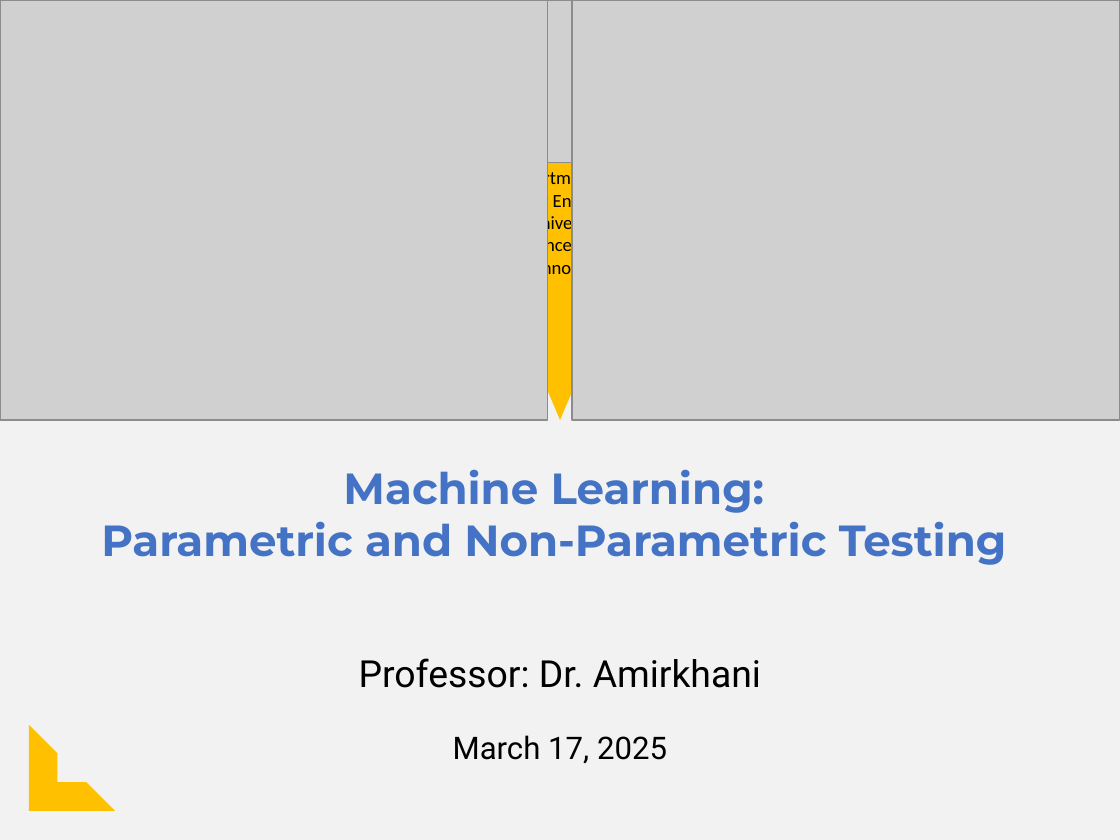
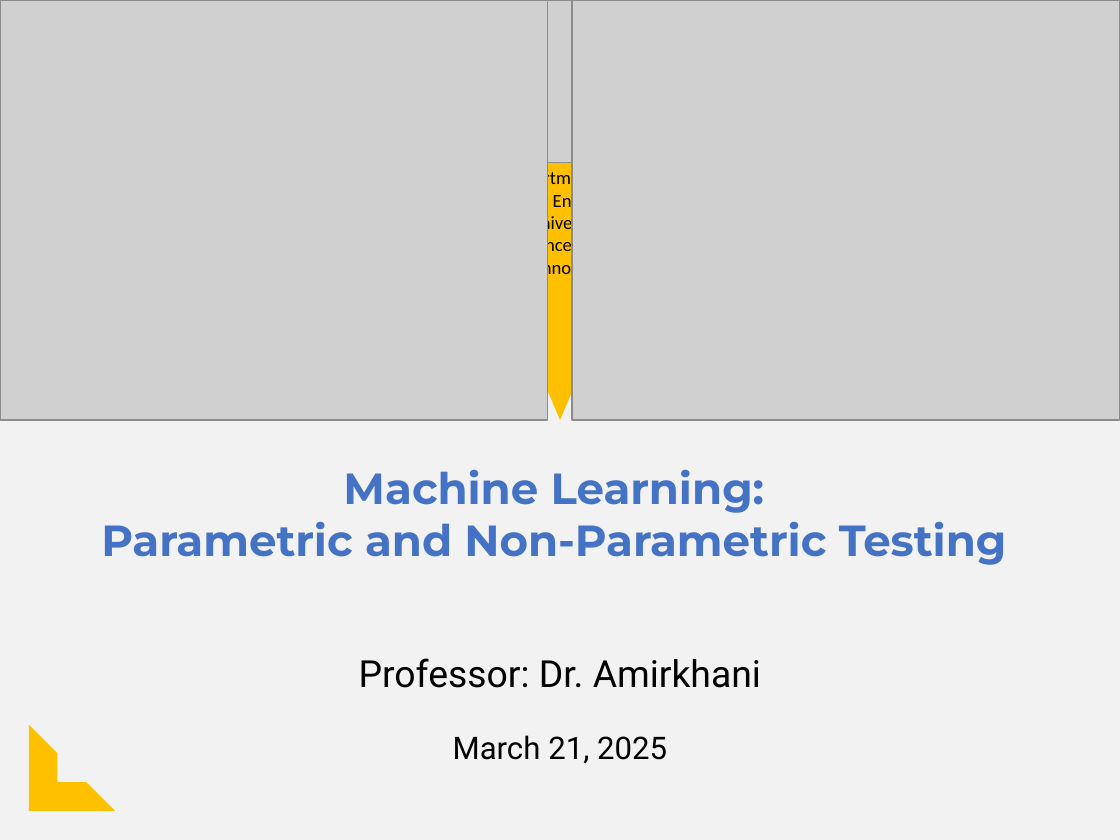
Before and after one commit to ali-asnaashari/IUST_CS_GradHub, a slide deck: slide 1 of Machine_Learning_4032/slides/Machine_Learning_KNN_KS_&_T_Test.pptx. Drawn at 1120x840 pixels with LibreOffice and Linux fonts; fonts in the diff are those of the drawing; grey boxes stand for pictures. Boxes give left, top, right and bottom in pixels: in the first picture for what was removed or moved away, otherwise in the second. Text is boxed around its words. In the diff, an @@ line names an element or a change of style, - is before the commit and + after.

```diff
--- a/Machine_Learning_4032/slides/Machine_Learning_KNN_KS_&_T_Test.pptx
+++ b/Machine_Learning_4032/slides/Machine_Learning_KNN_KS_&_T_Test.pptx
@@ text at box(453, 735, 667, 764): text changed @@
-March 17, 2025
+March 21, 2025
```
Also in this commit, not shown: 17 other slides changed, 1 slide added, 5 other files.
